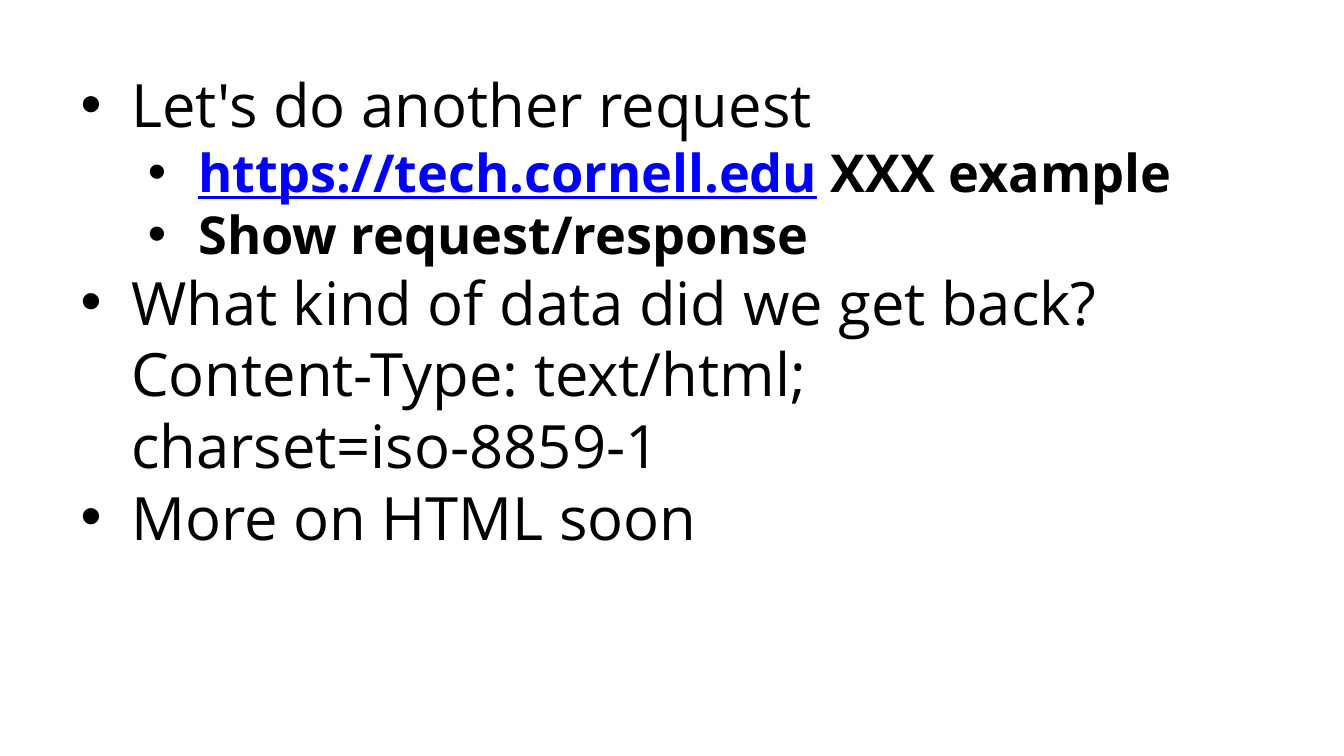
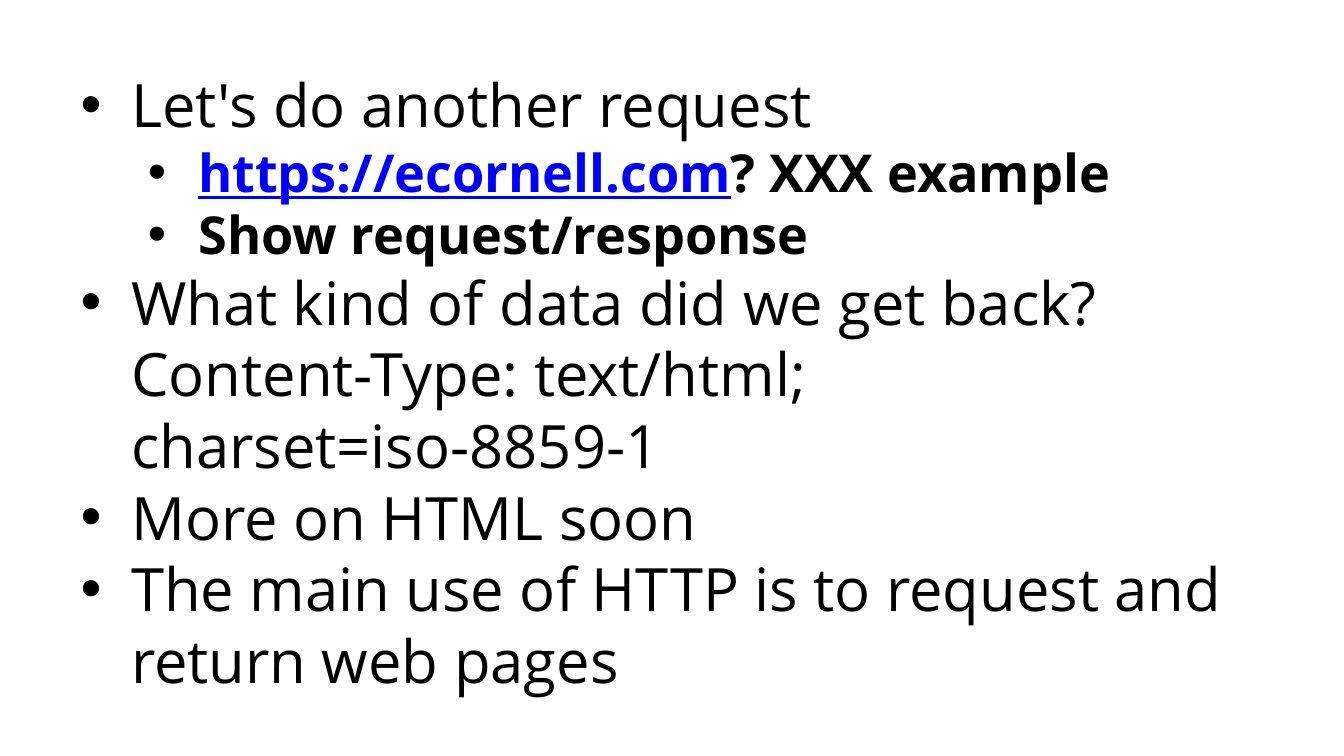
Before and after one commit to grimmelm/ctech404, a slide deck: slide 24 of ctech404/CTECH404_Combined_Slidedeck.pptx. Drawn at 1344x756 pixels with LibreOffice and Linux fonts; fonts in the diff are those of the drawing. Boxes give left, top, right and bottom in pixels: in the first picture for what was removed or moved away, otherwise in the second. Text is boxed around its words. In the diff, an @@ line names an element or a change of style, - is before the commit and + after.

```diff
--- a/ctech404/CTECH404_Combined_Slidedeck.pptx
+++ b/ctech404/CTECH404_Combined_Slidedeck.pptx
@@ text at [198,152,1110,205]: text changed @@
-  • https://tech.cornell.edu XXX example
+  • https://ecornell.com? XXX example
@@ text at [131,565,1221,698]: paragraph added @@
+• The main use of HTTP is to request and return web pages
```
Also in this commit, not shown: 23 other slides changed, 1 slide added, 2 slides removed.
